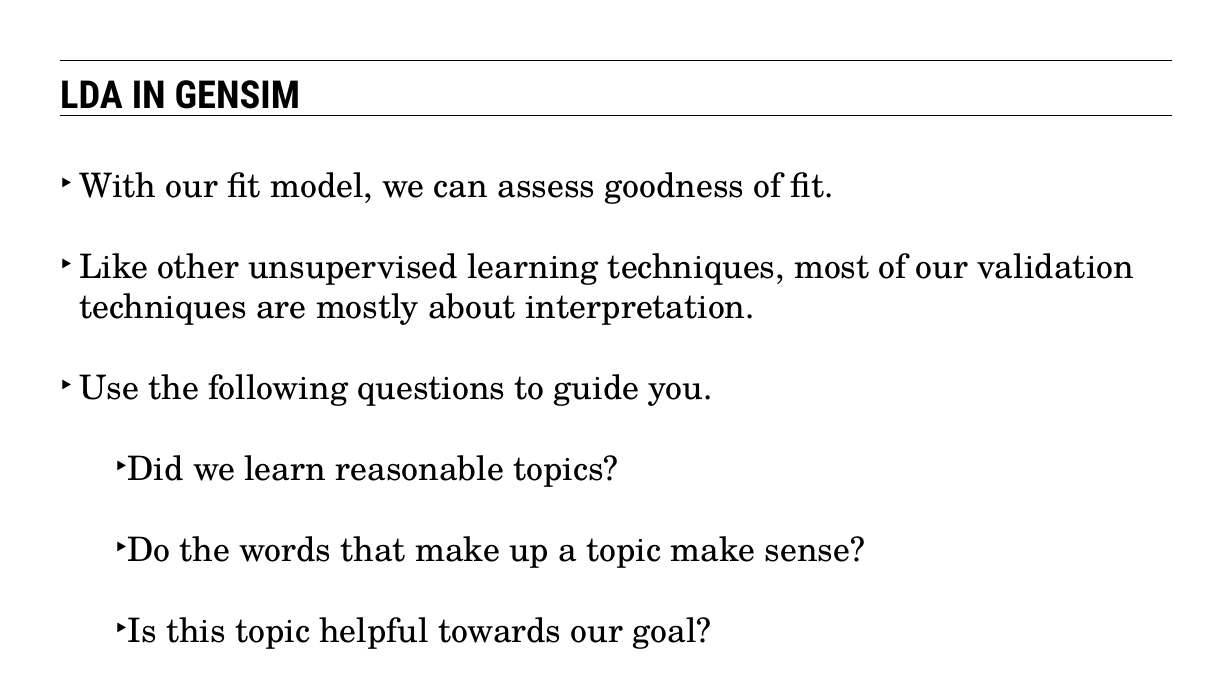
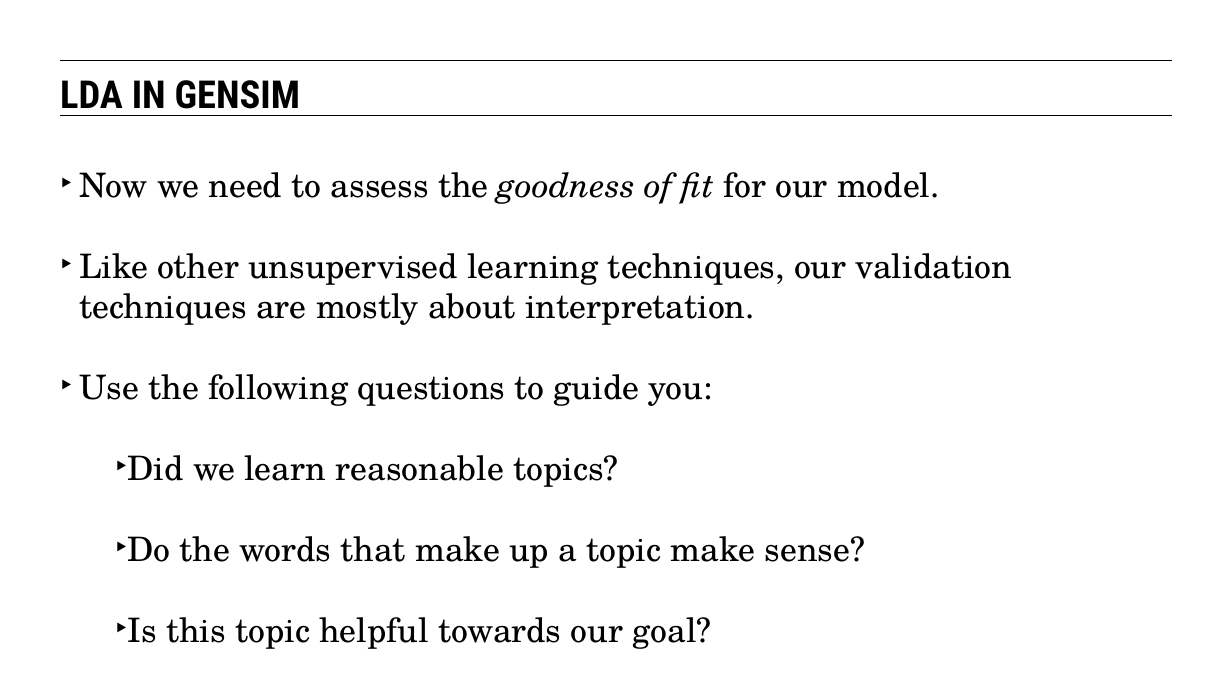
Before and after one commit to eflautt/ga-data-science, a slide deck: slide 47 of lessons/lesson-14/14-latent-variables-and-natural-language-processing.pptx (slide 41 before the commit). Drawn at 1232x692 pixels with LibreOffice and Linux fonts; fonts in the diff are those of the drawing. Boxes give left, top, right and bottom in pixels: in the first picture for what was removed or moved away, otherwise in the second. Text is boxed around its words. In the diff, an @@ line names an element or a change of style, - is before the commit and + after.

```diff
--- a/lessons/lesson-14/14-latent-variables-and-natural-language-processing.pptx
+++ b/lessons/lesson-14/14-latent-variables-and-natural-language-processing.pptx
@@ text at bbox=[79, 172, 1012, 406]: text changed @@
-‣ With our fit model, we can assess goodness of fit.
-‣ Like other unsupervised learning techniques, most of our validation techniques are mostly about interpretation.
-‣ Use the following questions to guide you.
+‣ Now we need to assess the goodness of fit for our model.
+‣ Like other unsupervised learning techniques, our validation techniques are mostly about interpretation.
+‣ Use the following questions to guide you:
```
Also in this commit, not shown: 34 other slides changed, 7 slides added, 1 slide removed.
